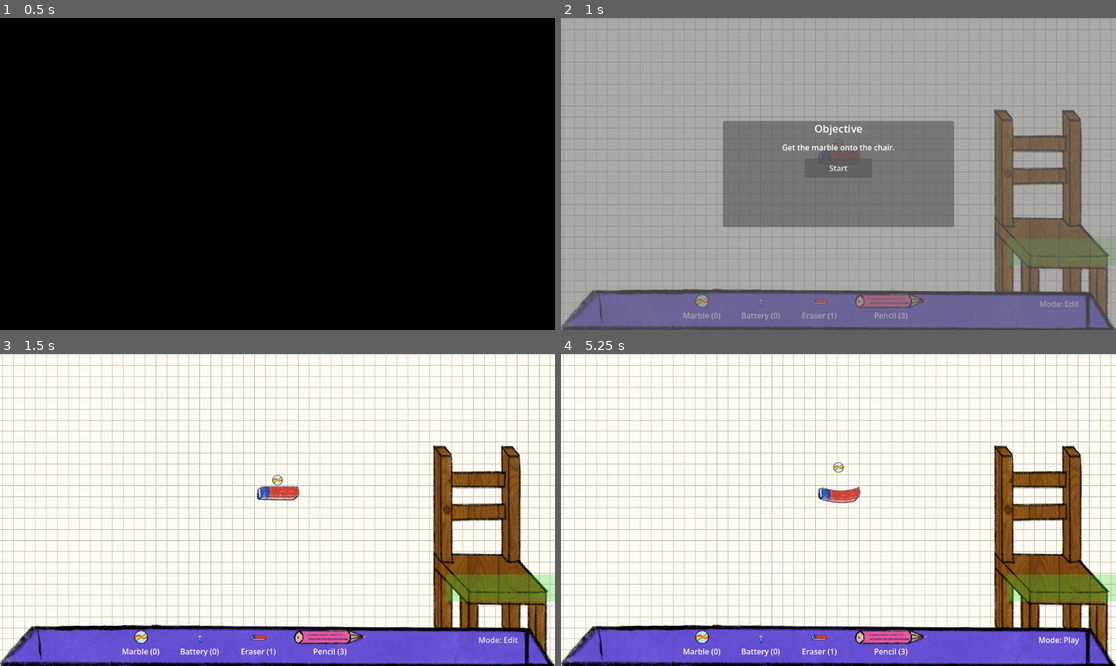
Above: before the commit, frames 1-4 (two rows, left to right).
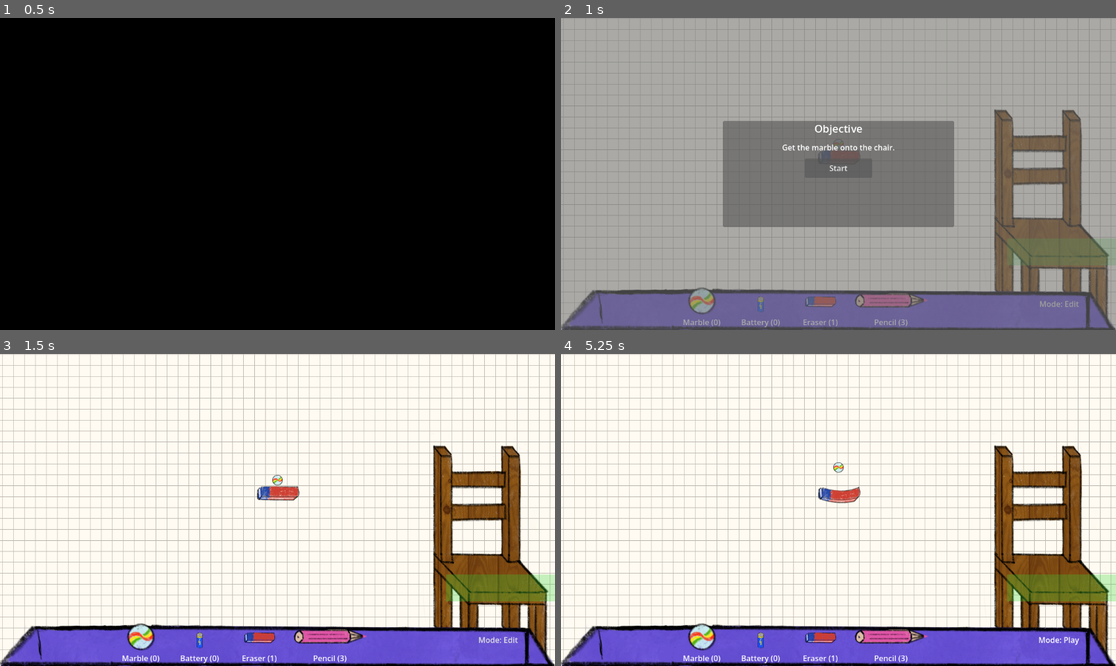
Above: after the commit, the same moments.

Repository: Fighter19/machines
Game: Godot game, scene res://scenes/opening.tscn
Two runs of this game, one before a commit and one after it. Both use one fixed random seed, a clock stepped at 60 frames per second and the inputs below. Video files are missing from this copy of the repository; at most half a second of black plays in their place. Sound files missing from this copy of the repository are replaced by a short silence.
Inputs (mouse positions are in pixels of both pictures, inside the frame that each line leads up to):
- Up to frame 1 (0.5 s): no input
- Up to frame 2 (1 s): tap Enter at 0.5 s; move the mouse to (960, 158) at 0.52 s; click (960, 158) at 0.67 s
- Up to frame 3 (1.5 s): click "Start" at 1.25 s
- Up to frame 4 (5.25 s): click (821, 644) at 2.02 s; click (821, 637) at 2.77 s; click (877, 644) at 3.52 s; click (877, 637) at 4.27 s; click "Mode: Edit" at 5 s

Frame 1 is identical in both runs. In frame 2, 0.9% of the frame differs, in the area x 22-66%, y 86-100%; in frame 3, 1.3%, in the area x 22-67%, y 86-100%; in frame 4, 1.3%.

Commit message:
Move icons up and make them bigger

Diff:
--- a/scripts/machine_preview.gd
+++ b/scripts/machine_preview.gd
@@ -1,5 +1,7 @@
 extends Node2D
 class_name MachinePreview
+
+const INVENTORY_CONTENT_VERTICAL_SHIFT: float = 12.0
 
 @export var inventory_data: MachineInventoryData
 @export var spawn_parent: Node
@@ -25,6 +27,8 @@
 var menu_content: HBoxContainer
 var menu_buttons: Dictionary = {}
 var menu_button_labels: Dictionary = {}
+var menu_button_icons: Dictionary = {}
+var menu_button_icon_slots: Dictionary = {}
 var last_known_mode: int = -1
 var item_action_menu: HBoxContainer
 var rotate_action_button: Button
@@ -453,8 +457,8 @@
 	menu_content.set_anchors_preset(Control.PRESET_BOTTOM_WIDE)
 	menu_content.offset_left = 20
 	menu_content.offset_right = -220
-	menu_content.offset_bottom = -18
-	menu_content.offset_top = -138
+	menu_content.offset_bottom = -18 - INVENTORY_CONTENT_VERTICAL_SHIFT
+	menu_content.offset_top = -138 - INVENTORY_CONTENT_VERTICAL_SHIFT
 	menu_content.alignment = BoxContainer.ALIGNMENT_CENTER
 	menu_content.add_theme_constant_override("separation", 10)
 	menu_content.mouse_filter = Control.MOUSE_FILTER_IGNORE
@@ -486,9 +490,14 @@
 		content.offset_right = -6
 		content.offset_bottom = -4
 		content.mouse_filter = Control.MOUSE_FILTER_IGNORE
-		content.alignment = BoxContainer.ALIGNMENT_CENTER
+		content.alignment = BoxContainer.ALIGNMENT_END
 		content.add_theme_constant_override("separation", 3)
 		button.add_child(content)
+
+		var icon_slot := CenterContainer.new()
+		icon_slot.custom_minimum_size = Vector2(0, 44)
+		icon_slot.mouse_filter = Control.MOUSE_FILTER_IGNORE
+		content.add_child(icon_slot)
 
 		var icon := TextureRect.new()
 		icon.custom_minimum_size = Vector2(40, 40)
@@ -496,15 +505,18 @@
 		icon.expand_mode = TextureRect.EXPAND_FIT_WIDTH_PROPORTIONAL
 		icon.stretch_mode = TextureRect.STRETCH_KEEP_ASPECT_CENTERED
 		icon.texture = _get_machine_preview_texture(machine_type)
-		content.add_child(icon)
+		icon_slot.add_child(icon)
 
 		var button_label := Label.new()
 		button_label.horizontal_alignment = HORIZONTAL_ALIGNMENT_CENTER
+		button_label.custom_minimum_size = Vector2(0, 20)
 		button_label.mouse_filter = Control.MOUSE_FILTER_IGNORE
 		content.add_child(button_label)
 
 		menu_buttons[machine_type] = button
 		menu_button_labels[machine_type] = button_label
+		menu_button_icons[machine_type] = icon
+		menu_button_icon_slots[machine_type] = icon_slot
 
 func _update_inventory_bar_layout() -> void:
 	if inventory_background == null:
@@ -524,23 +536,32 @@
 	inventory_background.offset_top = -bar_height
 
 	if menu_content != null:
-		menu_content.offset_top = -bar_height + 10
-		menu_content.offset_bottom = -10
-
-	for button in menu_buttons.values():
-		var item_button := button as Button
+		menu_content.offset_top = -bar_height + 10 - INVENTORY_CONTENT_VERTICAL_SHIFT
+		menu_content.offset_bottom = -10 - INVENTORY_CONTENT_VERTICAL_SHIFT
+
+	for machine_type in menu_buttons.keys():
+		var item_button := menu_buttons[machine_type] as Button
 		if item_button == null:
 			continue
 
 		var button_height: float = clamp(bar_height - 26.0, 64.0, 90.0)
 		item_button.custom_minimum_size = Vector2(112, button_height)
-
-		var content := item_button.get_child(0) as VBoxContainer
-		if content != null and content.get_child_count() > 0:
-			var icon := content.get_child(0) as TextureRect
-			if icon != null:
-				var icon_side: float = clamp(button_height * 0.45, 30.0, 44.0)
-				icon.custom_minimum_size = Vector2(icon_side, icon_side)
+		var shared_icon_slot_height: float = _inventory_icon_size_for(MachineInventoryData.MachineType.MARBLE, button_height)
+
+		var icon_slot := menu_button_icon_slots.get(machine_type) as CenterContainer
+		if icon_slot != null:
+			icon_slot.custom_minimum_size = Vector2(0, shared_icon_slot_height)
+
+		var icon := menu_button_icons.get(machine_type) as TextureRect
+		if icon != null:
+			var icon_side := _inventory_icon_size_for(machine_type, button_height)
+			icon.custom_minimum_size = Vector2(icon_side, icon_side)
+
+func _inventory_icon_size_for(machine_type: MachineInventoryData.MachineType, button_height: float) -> float:
+	# Keep pencil at the previous visual size; increase other inventory icons.
+	if machine_type == MachineInventoryData.MachineType.PENCIL:
+		return clamp(button_height * 0.45, 30.0, 44.0)
+	return clamp(button_height * 0.90, 57.0, 84.0)
 
 func _position_game_mode_button() -> void:
 	if menu_content == null:
